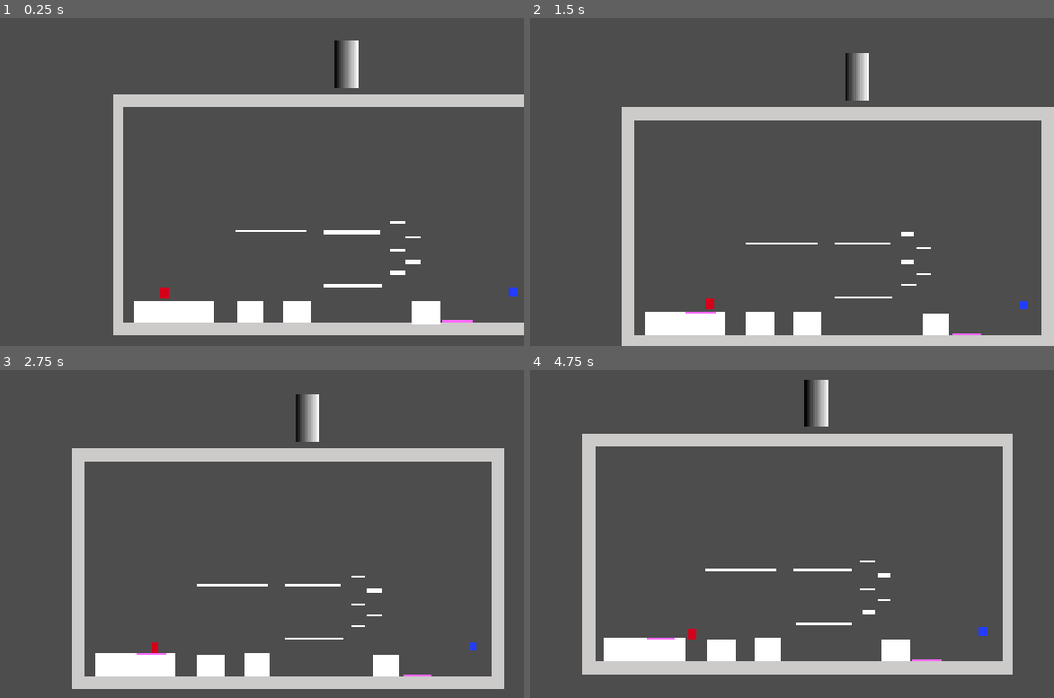
Above: before the commit, frames 1-4 (two rows, left to right).
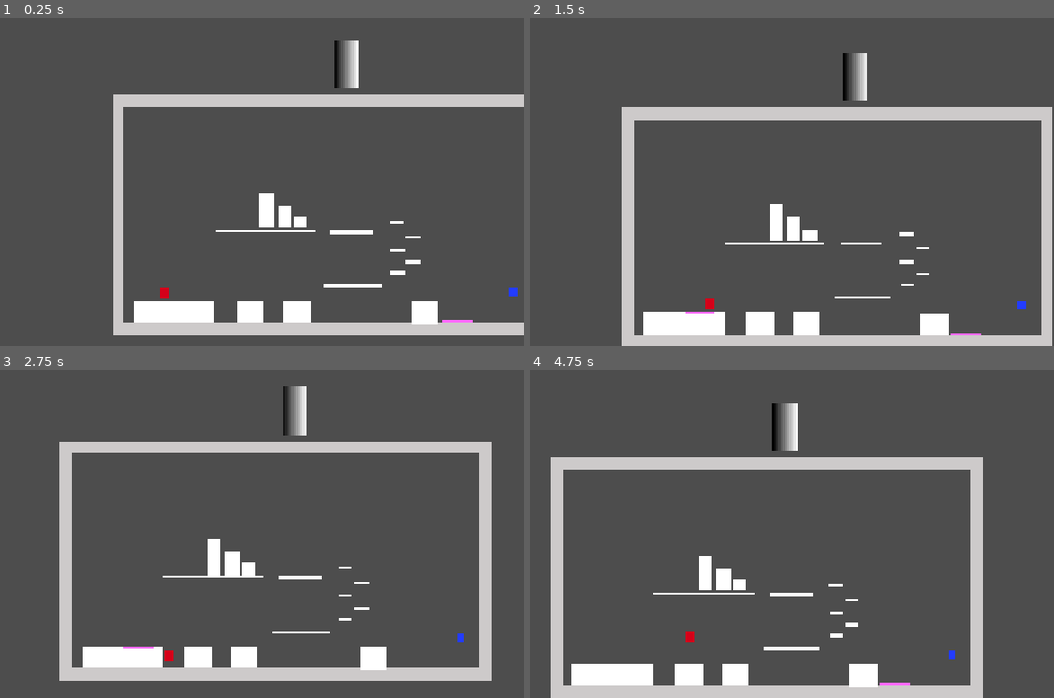
Above: after the commit, the same moments.

Repository: Ximandiv/gamejam-2026
Game: Godot game, scene res://Scenes/yisus_test_scene.tscn
The game is run twice, just before and just after one commit, with the same random seed, the same clock (stepped at 60 frames per second) and the same inputs.
Inputs:
- Up to frame 1 (0.25 s): no input
- Up to frame 2 (1.5 s): hold Right (right) from 0.53 s (still down); tap 1 (silence) at 0.6, 1.35 s; tap Space (jump) at 0.77 s
- Up to frame 3 (2.75 s): tap Space (jump) at 1.52 s; release Right (right) at 2.03 s; hold Left (left) from 2.03 s (still down); tap 1 (silence) at 2.1 s
- Up to frame 4 (4.75 s): release Left (left) at 2.78 s; hold Right (right) 2.78-4.28 s; tap 1 (silence) at 2.85, 3.6, 4.35 s; tap Space (jump) at 3.02, 3.77, 4.52 s; hold Left (left) from 4.28 s (still down)

The runs differ from the first frame. In frame 1, 0.6% of the frame differs, in the area x 41-85%, y 53-94%; in frame 2, 1.1%; in frame 3, 18%; in frame 4, 24%, in the area x 3-93%, y 3-100%.

Commit message:
add monster spwauner an monster movement

Diff:
--- /dev/null
+++ b/Scenes/Enemies/monster.tscn
@@ -0,0 +1,29 @@
+[gd_scene format=3 uid="uid://5fomvdp4anja"]
+
+[ext_resource type="Script" uid="uid://bd6d24sbt5cw4" path="res://Scripts/enemies/monster.gd" id="1_8rln8"]
+
+[sub_resource type="CanvasTexture" id="CanvasTexture_04aqm"]
+
+[sub_resource type="RectangleShape2D" id="RectangleShape2D_8rln8"]
+size = Vector2(92, 88)
+
+[sub_resource type="RectangleShape2D" id="RectangleShape2D_04aqm"]
+size = Vector2(8.5, 86)
+
+[node name="monster" type="CharacterBody2D" unique_id=645843620 node_paths=PackedStringArray("area_2d")]
+script = ExtResource("1_8rln8")
+area_2d = NodePath("Area2D")
+
+[node name="Sprite2D" type="Sprite2D" parent="." unique_id=1048602183]
+modulate = Color(0.4392157, 1, 0.40784314, 1)
+scale = Vector2(92, 86)
+texture = SubResource("CanvasTexture_04aqm")
+
+[node name="CollisionShape2D" type="CollisionShape2D" parent="." unique_id=263052355]
+shape = SubResource("RectangleShape2D_8rln8")
+
+[node name="Area2D" type="Area2D" parent="." unique_id=812393691]
+
+[node name="CollisionShape2D" type="CollisionShape2D" parent="Area2D" unique_id=711187102]
+position = Vector2(51.25, 0)
+shape = SubResource("RectangleShape2D_04aqm")
--- a/Scenes/Player/player.tscn
+++ b/Scenes/Player/player.tscn
@@ -12,7 +12,7 @@
 [sub_resource type="RectangleShape2D" id="RectangleShape2D_u4u6t"]
 size = Vector2(28, 24)
 
-[node name="player" type="CharacterBody2D" unique_id=766591790]
+[node name="player" type="CharacterBody2D" unique_id=766591790 groups=["player"]]
 script = ExtResource("1_mtuoh")
 metadata/_edit_group_ = true
 
--- /dev/null
+++ b/Scenes/spawners/monster_spawner.tscn
@@ -0,0 +1,14 @@
+[gd_scene format=3 uid="uid://cf8ifh17q0p8k"]
+
+[ext_resource type="Script" uid="uid://c3l63fbrriu4u" path="res://Scripts/enemies/monster_spawner.gd" id="1_h4ji4"]
+
+[sub_resource type="RectangleShape2D" id="RectangleShape2D_kcj21"]
+size = Vector2(354, 24)
+
+[node name="monster_spawner" type="Area2D" unique_id=1243251811]
+script = ExtResource("1_h4ji4")
+
+[node name="CollisionShape2D" type="CollisionShape2D" parent="." unique_id=1472760189]
+shape = SubResource("RectangleShape2D_kcj21")
+
+[connection signal="body_entered" from="." to="." method="_on_body_entered"]
--- a/Scenes/yisus_test_scene.tscn
+++ b/Scenes/yisus_test_scene.tscn
@@ -8,6 +8,8 @@
 [ext_resource type="PackedScene" uid="uid://18ceahfafb6v" path="res://Scenes/platforms/platform_bounce.tscn" id="6_ghpyg"]
 [ext_resource type="PackedScene" uid="uid://i3fgeq872n4i" path="res://Scenes/platforms/drop_block.tscn" id="7_ghpyg"]
 [ext_resource type="PackedScene" uid="uid://b17r18sli7aqg" path="res://Scenes/platforms/stairs.tscn" id="7_yu3ju"]
+[ext_resource type="PackedScene" uid="uid://cf8ifh17q0p8k" path="res://Scenes/spawners/monster_spawner.tscn" id="9_4t1gw"]
+[ext_resource type="PackedScene" uid="uid://5fomvdp4anja" path="res://Scenes/Enemies/monster.tscn" id="10_s8pi6"]
 
 [sub_resource type="TileSetAtlasSource" id="TileSetAtlasSource_vrbon"]
 texture = ExtResource("1_5xh47")
@@ -64,11 +66,11 @@
 
 [node name="platform_one_way2" parent="platforms" unique_id=1550791239 instance=ExtResource("3_yu3ju")]
 position = Vector2(641, 365)
-scale = Vector2(4, 1)
+scale = Vector2(3, 1)
 
 [node name="platform_one_way3" parent="platforms" unique_id=908263061 instance=ExtResource("3_yu3ju")]
-position = Vector2(425, 363)
-scale = Vector2(5, 1)
+position = Vector2(410, 363)
+scale = Vector2(7, 1)
 
 [node name="stairs" parent="." unique_id=561167343 instance=ExtResource("7_yu3ju")]
 position = Vector2(764, 475)
@@ -100,3 +102,25 @@
 [node name="CollisionShape2D" type="CollisionShape2D" parent="SoundTrigger" unique_id=1981265540]
 scale = Vector2(3.25, 3.25)
 shape = SubResource("RectangleShape2D_yu3ju")
+
+[node name="library" type="Node2D" parent="." unique_id=1183722887]
+position = Vector2(503, 341)
+
+[node name="platform_normal" parent="library" unique_id=111789510 instance=ExtResource("2_8rf2w")]
+scale = Vector2(0.5, 5)
+
+[node name="platform_normal2" parent="library" unique_id=1477286013 instance=ExtResource("2_8rf2w")]
+position = Vector2(-41, -15)
+scale = Vector2(0.5, 10)
+
+[node name="platform_normal3" parent="library" unique_id=1070750048 instance=ExtResource("2_8rf2w")]
+position = Vector2(-89, -33)
+scale = Vector2(0.5, 16)
+
+[node name="monster_spawner" parent="." unique_id=1243251811 node_paths=PackedStringArray("monster") instance=ExtResource("9_4t1gw")]
+position = Vector2(242, 386)
+monster = NodePath("../monster")
+
+[node name="monster" parent="." unique_id=645843620 instance=ExtResource("10_s8pi6")]
+z_index = 20
+position = Vector2(80, 564)
--- /dev/null
+++ b/Scripts/enemies/monster.gd
@@ -0,0 +1,23 @@
+extends CharacterBody2D
+
+@export var speed := 100.0
+@export var area_2d : Area2D
+
+func _ready():
+	visible = false
+	area_2d.body_entered.connect(_on_monster_kill_player)
+
+func _on_monster_kill_player(body: Node):
+	if body is CharacterBody2D:
+		print("alcanzó al jugador")
+
+func _physics_process(delta):
+	if visible:
+		position.x += speed * delta
+
+func show_monster():
+	await get_tree().create_timer(3.0).timeout
+	visible = true
+	# temporal
+	await get_tree().create_timer(9.0).timeout
+	visible = false
--- /dev/null
+++ b/Scripts/enemies/monster_spawner.gd
@@ -0,0 +1,6 @@
+extends Area2D
+
+@export var monster : CharacterBody2D
+
+func _on_body_entered(body: Node2D) -> void:
+	monster.show_monster()
Not shown: 1 places in Scenes/Player/player.tscn that only renumber resources
Not shown, added: Scripts/enemies/monster.gd.uid
Not shown, added: Scripts/enemies/monster_spawner.gd.uid
